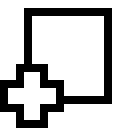
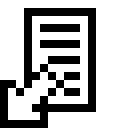
Layers edited between the first and the second 128px x 128px image:
hid "Add files", painted on it over bbox(0, 8, 112, 128)
added layer "Save" above "Close" over bbox(0, 16, 96, 128)
